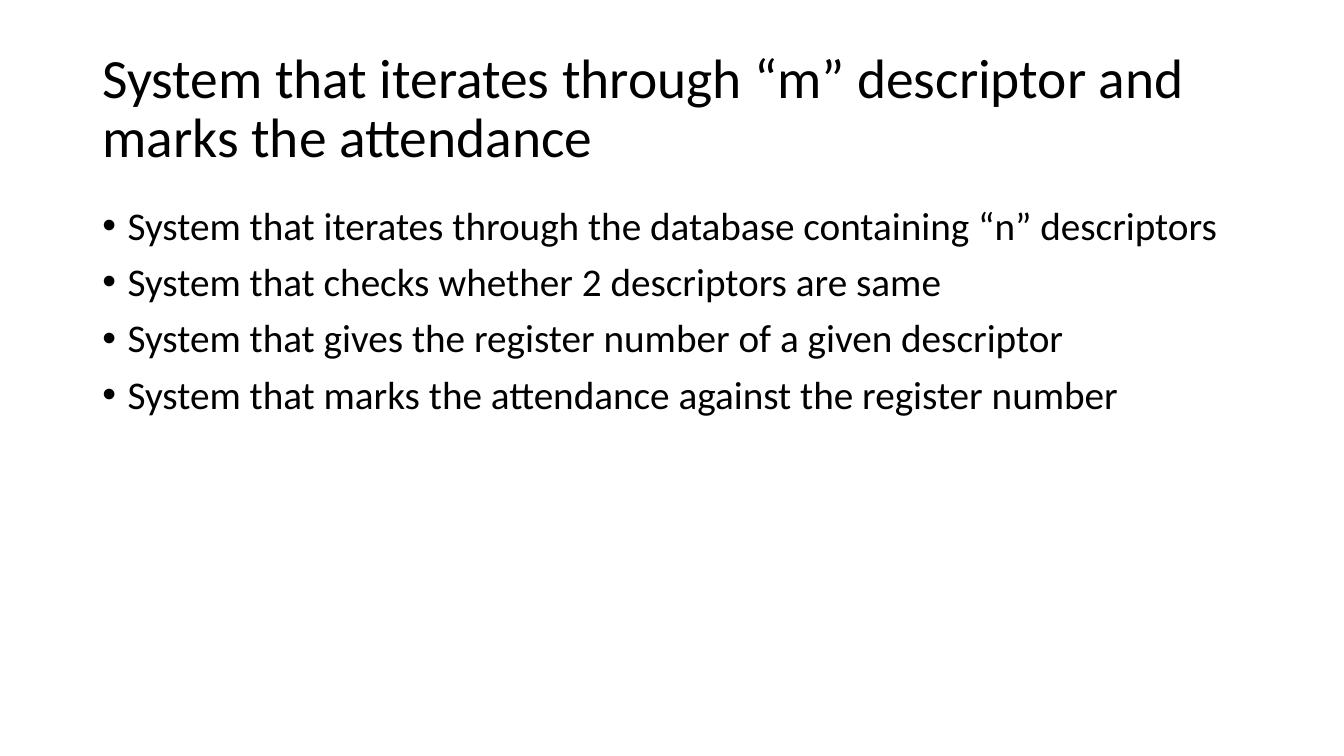
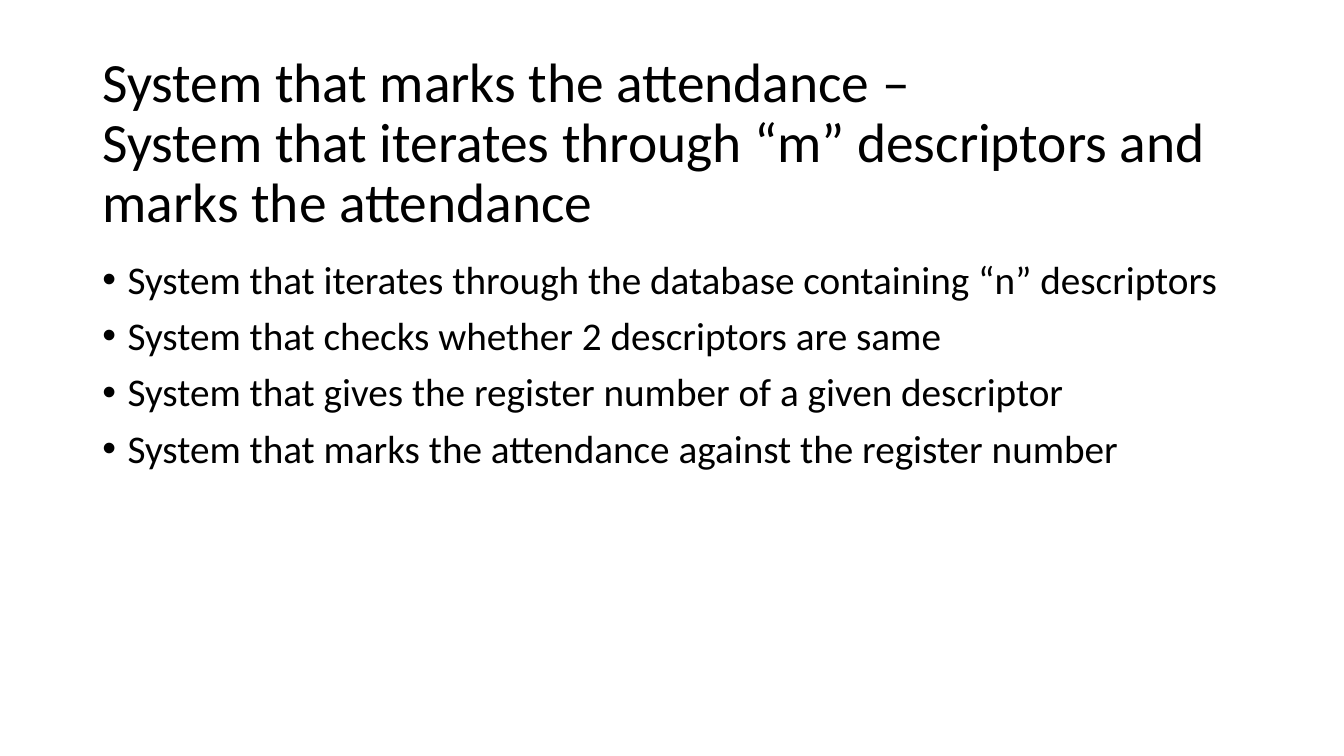
Before and after one commit to Chandru-crypted/Attendance_system_using_facial_recognition, a slide deck: slide 18 of DOCS/PPT's/Problem statement.pptx (slide 17 before the commit). Drawn at 1344x756 pixels with LibreOffice and Linux fonts; fonts in the diff are those of the drawing. Boxes give left, top, right and bottom in pixels: in the first picture for what was removed or moved away, otherwise in the second. Text is boxed around its words. In the diff, an @@ line names an element or a change of style, - is before the commit and + after.

```diff
--- a/DOCS/PPT's/Problem statement.pptx
+++ b/DOCS/PPT's/Problem statement.pptx
@@ title at <box>102,63,1205,223</box>: text changed @@
-System that iterates through “m” descriptor and marks the attendance
+System that marks the attendance –
+System that iterates through “m” descriptors and marks the attendance
@@ text "System that iterates through the ...": place and size @@
-text "System that iterates through the ..." at <box>128,212,1217,416</box>
+text "System that iterates through the ..." at <box>128,266,1217,470</box>
```
Also in this commit, not shown: 6 other slides changed, 14 slides added, 1 other file.
